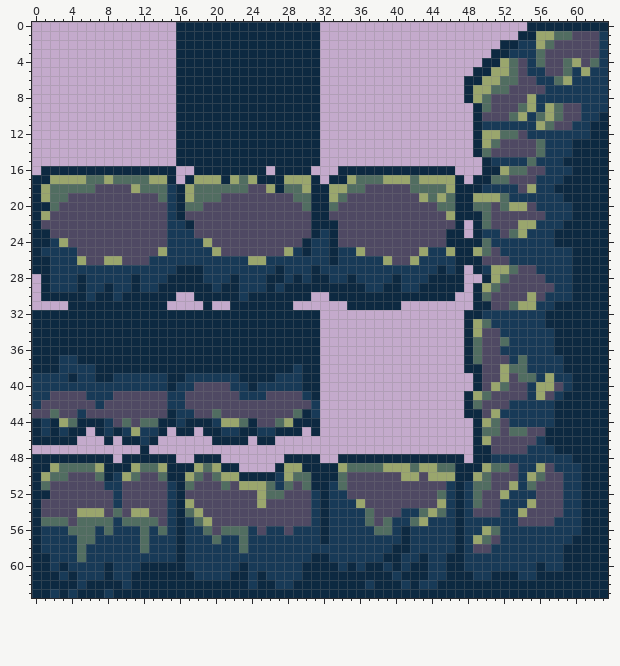
Edited in one commit: pixel-art sprite (Tiles/BUENTILEVERDE.png). The first picture shows the starting point.
The file is 64x64 pixels.
The result:
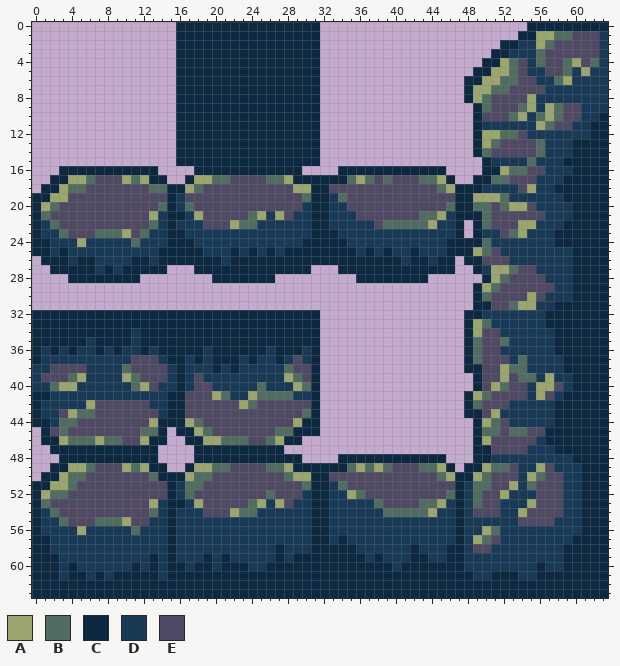
Palette (. is transparent): A #9aa66d  B #516d61  C #0d2941  D #183a57  E #4f4963
Difference:
Changed rows in their new state; - is an unchanged pixel.
first column x 0:
16 -..-----------..----------C---.---------------.-
17 ..CC---EEEA-ACC.----BBEEEEBB-CC-C--BA-EBEEEBB-C.
18 .CCA--E----EE--C---EEEEE--EEEA---EEEE-----EEE---
19 -CAA----------ECDEEEE--------E---D---------EEEE-
20 -A------------BCD-E-----------D--DD----------E--
21 -B-----------ADC-DA-----BADA-DD--DDD-------BBAD-
22 -DB----------BDC-DD---ABBDDDDDD--DDDDD-BBBBBADD-
23 -DDB---BBBA-BDDCC-DDDDDDDDDDDDD-C-DDDDDDDDDDDDD-
24 ---DDADDDDDBDDDCCC-DDDDDDDDDDD-CC-CDDDDDDDDDDD--
25 -C-C-DDDDDDDDDCCCCC-DDCDCDCDCC-CC-CCDCDCDDCD--C-
26 .-CC-CCDDDDCC-CCCCCCC-CCCCCCCCCCC-CCCCCCCDCC-CC.
27 ..CCCCC-C-CCCCC...-CCCCCCCC-CCC...CCCCCCCCCCC-C.
28 -...C-CCCCC-........CC-CCC-.........CCCC-CCC....
29 -...............................................
30 -...............--.............--..............-
31 ----...........----.--.......------......-------
34 -----------D------------------------------------
35 ------D----D------------------------------------
36 -D-D-DD-D-DD-D-----D------D---D-----------------
37 -DD--DDDDDDEEED--D-D---D-DD-DED-----------------
38 DDEEEE-DDDBEEEED-DDD-D-DDDDDBEE-----------------
39 -EEEBA-DD-ABEEED--E----DDDD-ABE-----------------
40 --BAA------BAE-DC---DD--DB---AB-----------------
41 CCDDDD---DDDDDDCC---ABD-ABBBBD------------------
42 CDDDDDAE-----DDCC------AB------C----------------
43 CDD-ABB-------D-CE--E--------EBC----------------
44 -CDB-EEEE-E-EA--CABEEEEEE--EEA------------------
45 .CEBEEEEEEEEBB----ABEEEEEEEBB-C-----------------
46 .--ABBBABBEEA-C--CCAABBBEEBACC------------------
47 --CCCCCCCCCC-C----CCCCCCCCCC--------------------
48 ...------C----..-----CCCCCCC--..--------------..
49 ..CCAA-EEEABACC..--ABBEEEEBB-C----C-A-ABEEEBBAC.
50 .CCABB-EEEEE-BC----BEEEEEEEEBAA--EE------EE-EB--
51 -CAAB---EE-----CD-B--E-EEEEEE-----------------E-
52 -ABB-----E-----CDB-------E-E--DC---AB--------EB-
53 -B-------E---ADC-DA-----B-DA-DDC----DDB----BB---
54 -DB--EEE-E-EEBDCDDD---ABBDDDDDDC-----DDBBBB--D--
55 -DD--EE--BAEEDDCD-DDDDDDDDDDDDDC-----DDD--DD----
56 ----DAD-D--BD-DCD--DDDDD-D--D--C------DD-D------
57 -C---DD-----D--CD---D--D-------C--C------D------
58 -C---D------D--CD------D---C---CCCCC----DDC---C-
59 --C--D-------C-CD--C-C-----C-CC--CCCC-CDD-C-----
60 --CDC---D--CD-D---CC-CC---CCCC----C-C--CDC--CC--
61 -----C-CDCC---D---CCCC--C-CCCC----------C---CC--
62 -----C----C-------------C--CC--------C---C-CC---
63 --C-C---C---------------------------------------
Where, in picture pixels (left, top, right, bottom), the same in both pictures:
changed: (32, 166, 464, 598)
